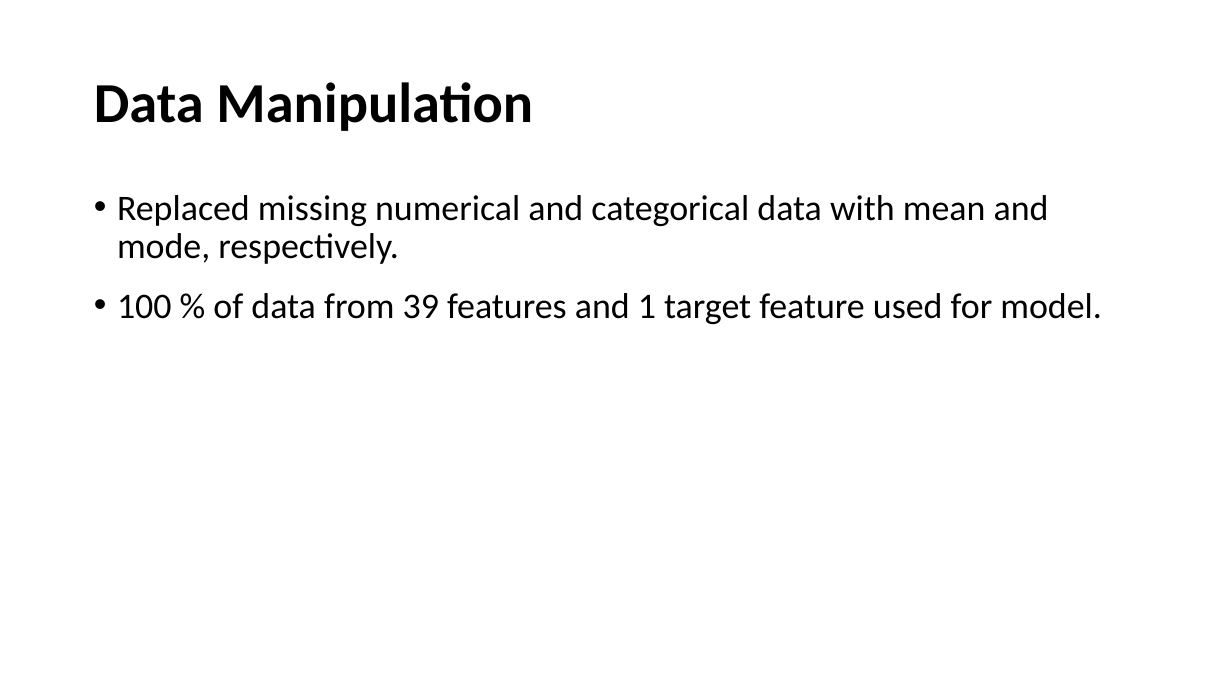
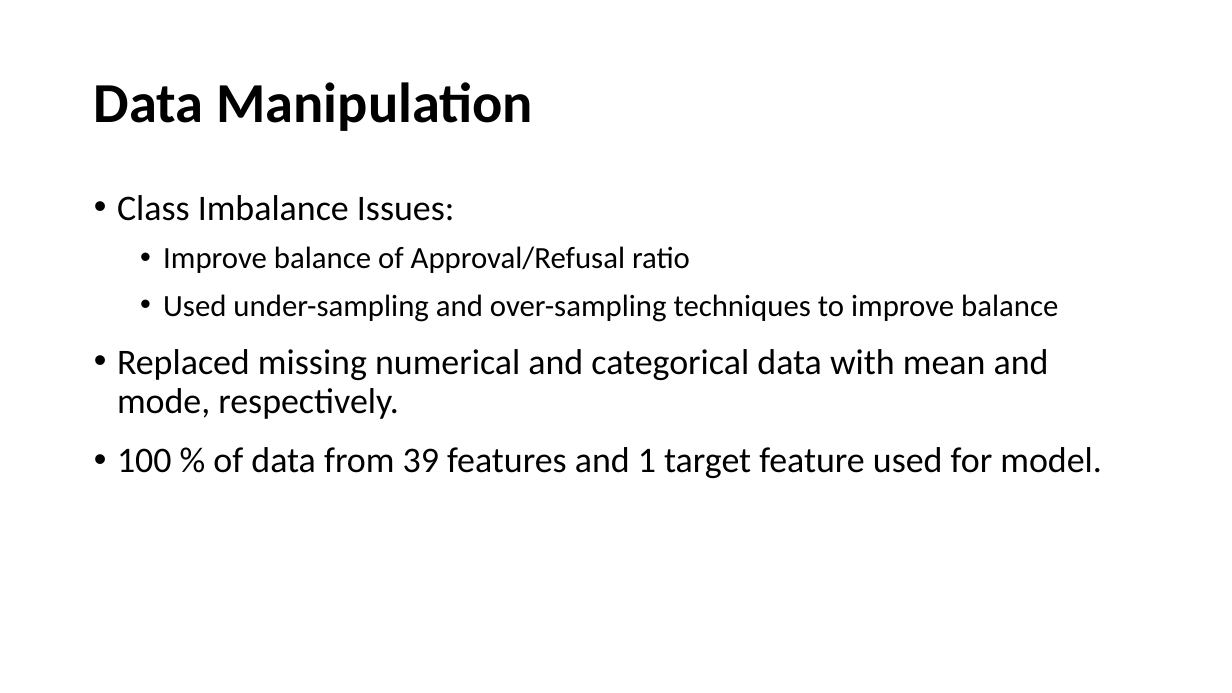
Before and after one commit to jpetoskey/Loan_App_Amended, a slide deck: slide 6 of Loan_App.pptx. Drawn at 1232x693 pixels with LibreOffice and Linux fonts; fonts in the diff are those of the drawing. Boxes give left, top, right and bottom in pixels: in the first picture for what was removed or moved away, otherwise in the second. Text is boxed around its words. In the diff, an @@ line names an element or a change of style, - is before the commit and + after.

```diff
--- a/Loan_App.pptx
+++ b/Loan_App.pptx
@@ text at <box>117,195,1058,322</box>: paragraphs added @@
+• Class Imbalance Issues:
+  • Improve balance of Approval/Refusal ratio
+  • Used under-sampling and over-sampling techniques to improve balance
```
Also in this commit, not shown: 10 other slides changed, 1 other file.
